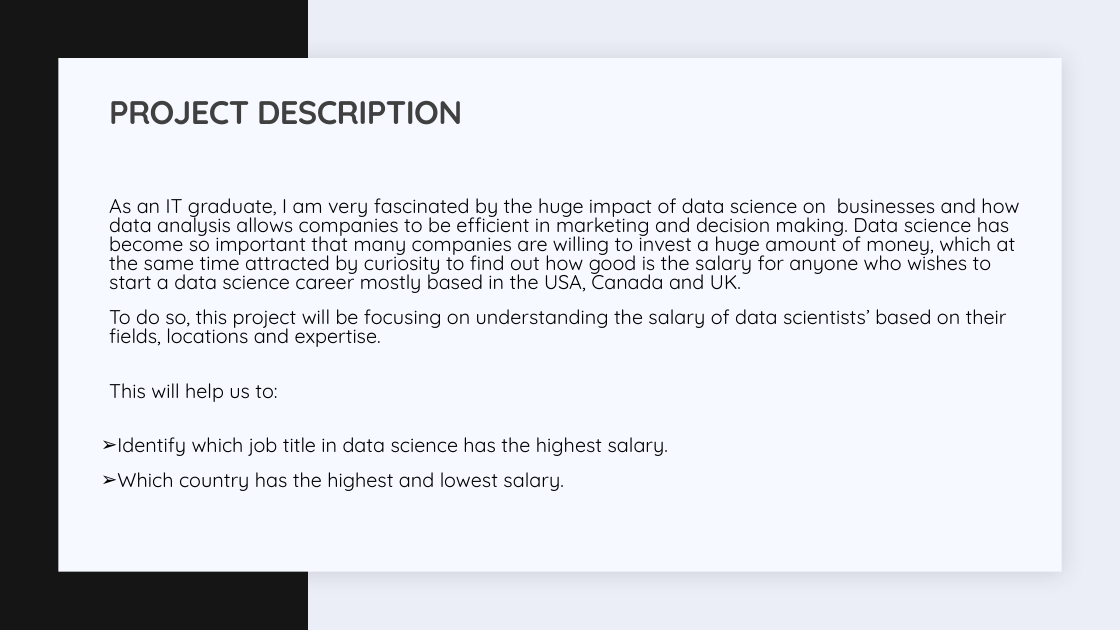
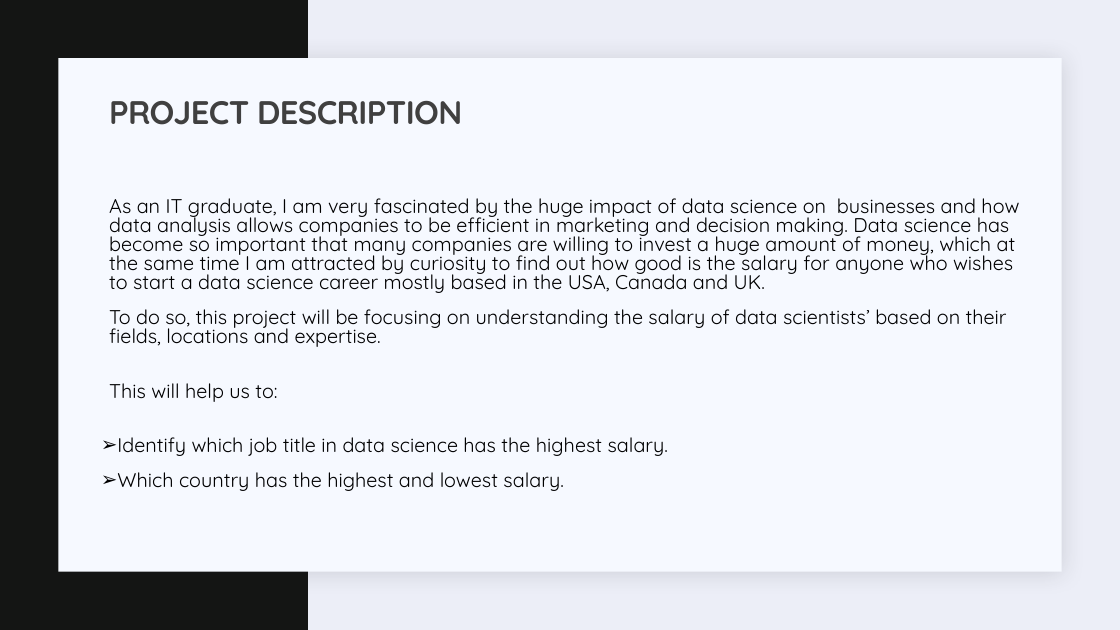
Before and after one commit to JEDDTT/Software-Projects, a slide deck: slide 26 of Data Analysis/DATA SCIENTIST SALARY.pptx. Drawn at 1120x630 pixels with LibreOffice and Linux fonts; fonts in the diff are those of the drawing. Boxes give left, top, right and bottom in pixels: in the first picture for what was removed or moved away, otherwise in the second. Text is boxed around its words. In the diff, an @@ line names an element or a change of style, - is before the commit and + after.

```diff
--- a/Data Analysis/DATA SCIENTIST SALARY.pptx
+++ b/Data Analysis/DATA SCIENTIST SALARY.pptx
@@ text at (109,198,1019,293): text changed @@
-  As an IT graduate, I am very fascinated by the huge impact of data science on businesses and how data analysis allows companies to be efficient in marketing and decision making. Data science has become so important that many companies are willing to invest a huge amount of money, which at the same time attracted by curiosity to find out how good is the salary for anyone who wishes to start a data science career mostly based in the USA, Canada and UK.
+  As an IT graduate, I am very fascinated by the huge impact of data science on businesses and how data analysis allows companies to be efficient in marketing and decision making. Data science has become so important that many companies are willing to invest a huge amount of money, which at the same time I am attracted by curiosity to find out how good is the salary for anyone who wishes to start a data science career mostly based in the USA, Canada and UK.
```
Also in this commit, not shown: 2 other slides changed, 3 other files.
